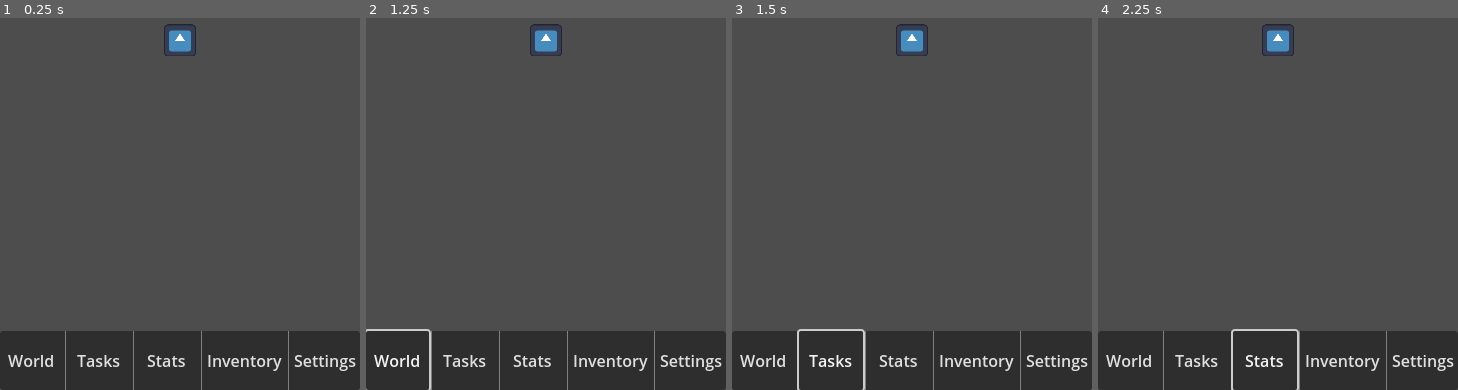
Above: before the commit, frames 1-4 (left to right).
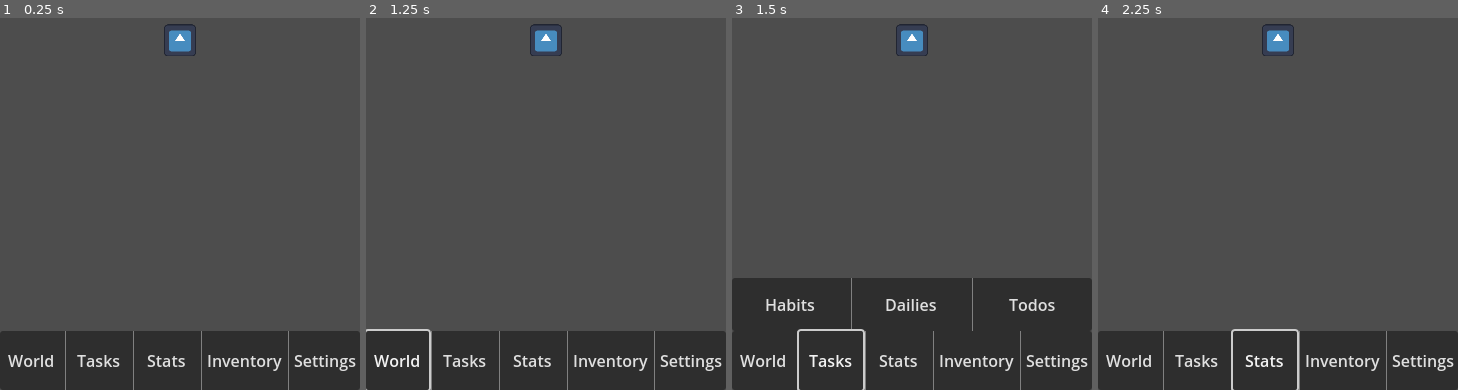
Above: after the commit, the same moments.

Repository: Knight-XAura/TaskRPG
Game: Godot game, scene res://main.tscn
Same seed, same stepped clock (60 frames per second), same inputs: the game is played once before the commit and once after it. The engine's default icon, where the game draws it, is replaced by a stand-in: a white triangle on a blue panel in a dark square.
Inputs:
- Up to frame 1 (0.25 s): no input
- Up to frame 2 (1.25 s): click "World" at 0.5 s
- Up to frame 3 (1.5 s): click "Tasks" at 1.25 s
- Up to frame 4 (2.25 s): click "Stats" at 2 s

Frames 1-2 are identical in both runs. In frame 3, 14% of the frame differs, in the area x 0-100%, y 69-85%; in frame 4, nothing differs.
Error before the commit: Trying to assign an array of type "Array" to a variable of type "Array[PackedScene]". (res://Main.gd:10)
Error after the commit: Invalid type in function 'connect' in base 'Signal'. Cannot convert argument 1 from String to Callable. (res://Main.gd:44)

Commit message:
Further adjustments to straighten out Tasks and Main Scenes

Diff:
--- a/Main.gd
+++ b/Main.gd
@@ -8,19 +8,12 @@
 var current_tab_eid: MAIN_NAVIGATION_TABS = MAIN_NAVIGATION_TABS.WORLD
 # Need to fix this not able to use if statement to pull what set of data I want (making type Array fixes this, but isn't as strongly statically typed
 var main_navigation_scenes: Array[PackedScene] = [
-		null,
-		load("user://user_tasks.scn"),
-		preload("res://menu/stats/stats.tscn"),
-		preload("res://menu/inventory/inventory.tscn"),
-		preload("res://menu/settings/settings.tscn")
-]	if FileAccess.open("user://user_tasks.scn", FileAccess.READ) != null \
-	else [
-		null,
-		preload("res://menu/tasks/tasks.tscn"),
-		preload("res://menu/stats/stats.tscn"),
-		preload("res://menu/inventory/inventory.tscn"),
-		preload("res://menu/settings/settings.tscn")
-	]
+	null,
+	load("res://menu/tasks/tasks.tscn"),
+	load("res://menu/stats/stats.tscn"),
+	load("res://menu/inventory/inventory.tscn"),
+	load("res://menu/settings/settings.tscn")
+]
 
 enum MAIN_NAVIGATION_TABS {
 	WORLD = 0,
@@ -32,7 +25,8 @@
 
 
 func _init() -> void:
-	pass # Need code to pull last saved data
+	if FileAccess.open("user://user_tasks.scn", FileAccess.READ) != null:
+		main_navigation_scenes[MAIN_NAVIGATION_TABS.TASKS] = load("res://menu/tasks/tasks.tscn")
 
 # Signals disappeared on me again
 func _on_main_navigation_bar_pressed(tab_to_show_eid: int) -> void:
@@ -46,6 +40,7 @@
 		current_tab = tab_to_show
 		current_tab_eid = tab_to_show_eid as MAIN_NAVIGATION_TABS
 		if current_tab_eid == MAIN_NAVIGATION_TABS.TASKS:
+			print(current_tab)
 			current_tab.user_tasks_updated.connect("_on_user_tasks_updated")
 		if current_tab_eid == MAIN_NAVIGATION_TABS.WORLD:
 			current_tab.show()
--- a/main.tscn
+++ b/main.tscn
@@ -95,3 +95,9 @@
 size_flags_horizontal = 3
 text = "Settings"
 flat = true
+
+[connection signal="pressed" from="HUD/Main/NavigationContainer/Navigation/World" to="HUD/Main" method="_on_main_navigation_bar_pressed" binds= [0]]
+[connection signal="pressed" from="HUD/Main/NavigationContainer/Navigation/Tasks" to="HUD/Main" method="_on_main_navigation_bar_pressed" binds= [1]]
+[connection signal="pressed" from="HUD/Main/NavigationContainer/Navigation/Stats" to="HUD/Main" method="_on_main_navigation_bar_pressed" binds= [2]]
+[connection signal="pressed" from="HUD/Main/NavigationContainer/Navigation/Inventory" to="HUD/Main" method="_on_main_navigation_bar_pressed" binds= [3]]
+[connection signal="pressed" from="HUD/Main/NavigationContainer/Navigation/Settings" to="HUD/Main" method="_on_main_navigation_bar_pressed" binds= [4]]
